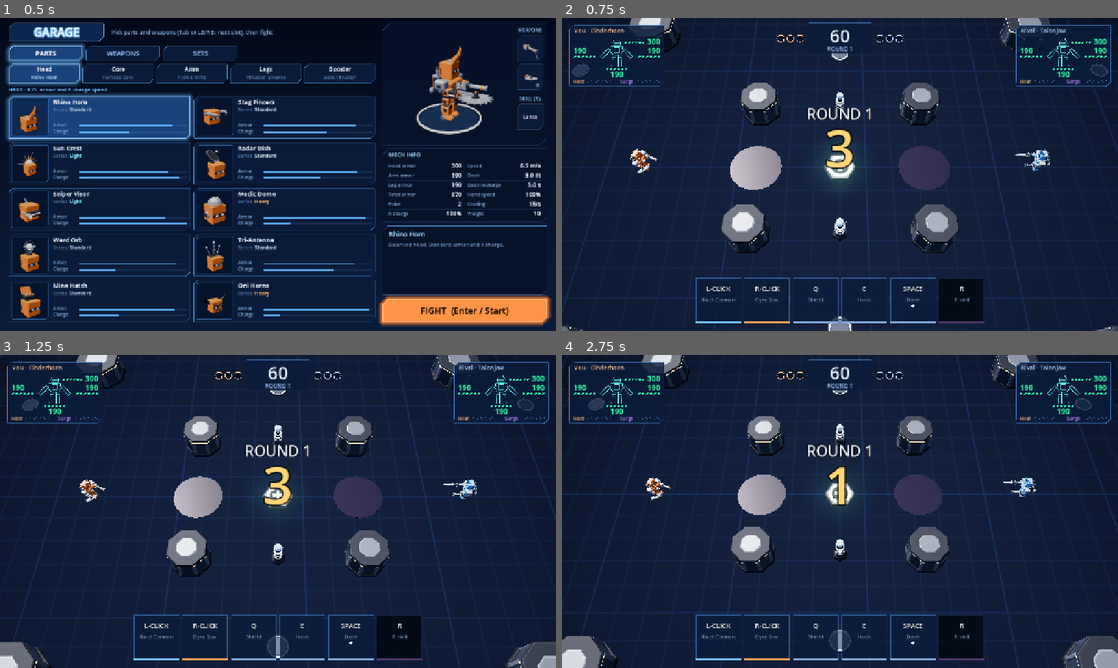
Above: before the commit, frames 1-4 (two rows, left to right).
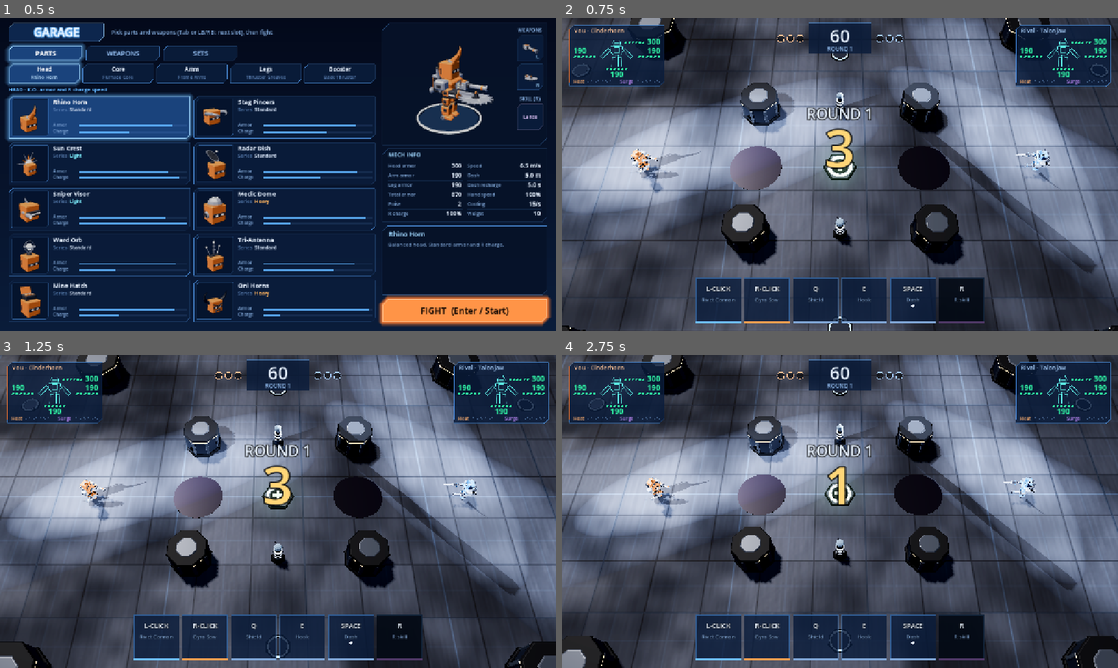
Above: after the commit, the same moments.

Repository: Vegm92/mech-duel
Game: Godot game, scene res://main.tscn
Same seed, same stepped clock (60 frames per second), same inputs: the game is played once before the commit and once after it.
Inputs (mouse positions are in pixels of both pictures, inside the frame that each line leads up to):
- Up to frame 1 (0.5 s): no input
- Up to frame 2 (0.75 s): click "FIGHT (Enter / Start)" at 0.5 s
- Up to frame 3 (1.25 s): no input
- Up to frame 4 (2.75 s): tap Enter (ui_accept) at 1.25, 1.52, 2.27 s; move the mouse to (962, 495) at 1.27 s; hold D 1.28-2.03 s; tap L at 1.35, 2.1 s; click (962, 495) at 1.42 s; move the mouse to (728, 527) at 2.02 s; hold S from 2.03 s (still down)

Frame 1 is identical in both runs. In frame 2, 76% of the frame differs, in the area x 0-100%, y 0-100%; in frame 3, 76%; in frame 4, 77%.

Commit message:
feat(godot): stadium follow spots, haze and a steel deck floor
Four corner towers now follow the bots (2 per bot in 1v1, 1 each in
FFA) on an underdamped spring, so the aim lags and overshoots like a
manual operator. Low volumetric haze shows the beams; the sun stays out
of it. The floor shader adds steel plates, grime, scuffs and bump so
light pools and long shadows read. Knobs live in view.gd STAGE.

Story: stadium lighting step one (Victor 2026-10-27)
Evidence: production/qa/evidence/godot-stadium-lighting-before-after-2026-10-27.png,
godot-stadium-follow-spots-2026-10-27.png

Co-Authored-By: Claude Opus 5.5 <noreply@anthropic.com>

Diff:
--- a/godot/project.godot
+++ b/godot/project.godot
@@ -20,3 +20,4 @@
 [rendering]
 
 anti_aliasing/quality/msaa_3d=2
+environment/volumetric_fog/volume_size=128
--- a/godot/src/view.gd
+++ b/godot/src/view.gd
@@ -44,21 +44,50 @@
 uniform vec3 line : source_color = vec3(0.42, 0.5, 0.64);
 varying vec3 wp;
 void vertex() { wp = (MODEL_MATRIX * vec4(VERTEX, 1.0)).xyz; }
+uniform float plate = 4.0;
+uniform float tint = 0.18;
+uniform float dirt = 0.45;
+uniform float bump = 0.3;
 float grid(vec2 p, float s) {
 	vec2 q = p / s;
 	vec2 g = abs(fract(q - 0.5) - 0.5) / fwidth(q);
 	return 1.0 - min(min(g.x, g.y), 1.0);
 }
+float hash(vec2 p) {
+	vec3 q = fract(vec3(p.xyx) * 0.1031);
+	q += dot(q, q.yzx + 33.33);
+	return fract((q.x + q.y) * q.z);
+}
+float noise(vec2 p) {
+	vec2 i = floor(p);
+	vec2 f = fract(p);
+	f = f * f * (3.0 - 2.0 * f);
+	return mix(mix(hash(i), hash(i + vec2(1.0, 0.0)), f.x), mix(hash(i + vec2(0.0, 1.0)), hash(i + vec2(1.0, 1.0)), f.x), f.y);
+}
+float fbm(vec2 p) { return noise(p) * 0.5 + noise(p * 2.03) * 0.25 + noise(p * 4.1) * 0.125; }
 void fragment() {
-	float l = max(grid(wp.xz, 2.0) * 0.45, grid(wp.xz, 10.0));
-	float r = length(wp.xz - vec2(38.0, 30.0));
-	vec3 c = mix(base, line, l) * (1.15 - 0.35 * smoothstep(0.0, 40.0, r));
-	ALBEDO = c;
-	ROUGHNESS = 0.7;
-	METALLIC = 0.25;
+	vec2 p = wp.xz;
+	float seam = grid(p, plate);
+	float l = max(grid(p, 2.0) * 0.25, grid(p, 10.0));
+	float r = length(p - vec2(38.0, 30.0));
+	float grime = smoothstep(0.3, 0.75, fbm(p * 0.18));
+	float scuff = noise(p * vec2(6.0, 0.6) + hash(floor(p / plate)) * 40.0);
+	vec3 c = mix(base, line, l) * (1.0 + (hash(floor(p / plate)) - 0.5) * tint);
+	c *= 1.0 - dirt * grime;
+	c *= 1.0 - 0.5 * seam;
+	c *= 0.92 + 0.12 * scuff;
+	ALBEDO = c * (1.15 - 0.35 * smoothstep(0.0, 40.0, r));
+	ROUGHNESS = mix(0.55, 0.95, grime);
+	METALLIC = 0.2;
+	float e = 0.08;
+	vec2 q = p * 1.2;
+	float h = fbm(q);
+	vec3 n = normalize(vec3(-(fbm(q + vec2(e, 0.0)) - h) / e * bump * 0.1, 1.0, -(fbm(q + vec2(0.0, e)) - h) / e * bump * 0.1));
+	NORMAL = normalize((VIEW_MATRIX * vec4(n, 0.0)).xyz);
 }
 """
 
+const STAGE := {"ambient": 0.2, "sun": 0.6, "sun_beam": 0.0, "air": 0.0, "haze": 0.04, "haze_height": 5.0, "falloff": 0.6, "haze_color": Color(0.75, 0.8, 0.9), "scatter": 0.5, "fog_length": 70.0, "tower_energy": 45.0, "tower_angle": 5.0, "tower_color": Color(0.85, 0.9, 1.0), "beam": 3.0, "tower_out": 14.0, "tower_height": 14.0, "follow": 3.5, "damp": 0.4, "aim_y": 1.0}
 static var ARENA := {"steel": Mech.mat(Color8(62, 70, 88), 0.0, 0.6, 0.4), "dark": Mech.mat(Color8(30, 34, 44), 0.0, 0. …(350 unchanged characters)…
 
 var crowd: MultiMeshInstance3D
@@ -76,6 +105,7 @@
 var stop := 0
 var slow := 0.0
 var marks: Node3D
+var towers := []
 var pylons := []
 var crushers := []
 var items := []
@@ -98,23 +128,35 @@
 	env.background_color = Color(0.02, 0.025, 0.045)
 	env.ambient_light_source = Environment.AMBIENT_SOURCE_COLOR
 	env.ambient_light_color = Color(0.45, 0.5, 0.7)
-	env.ambient_light_energy = 1.0
 	env.tonemap_mode = Environment.TONE_MAPPER_AGX
 	env.tonemap_exposure = 1.0
 	env.glow_enabled = true
 	env.glow_intensity = 0.5
 	env.glow_hdr_threshold = 2.2
 	env.ssao_enabled = true
-	env.fog_enabled = true
-	env.fog_light_color = Color(0.05, 0.06, 0.1)
-	env.fog_density = 0.004
+	env.ambient_light_energy = STAGE.ambient
+	env.volumetric_fog_enabled = true
+	env.volumetric_fog_density = STAGE.air
+	env.volumetric_fog_albedo = STAGE.haze_color
+	env.volumetric_fog_anisotropy = STAGE.scatter
+	env.volumetric_fog_length = STAGE.fog_length
+	var haze := FogVolume.new()
+	haze.size = Vector3(Sim.AW + 30, STAGE.haze_height * 2.0, Sim.AH + 30)
+	haze.position = Vector3(Sim.CX, 0, Sim.CY)
+	var fog := FogMaterial.new()
+	fog.density = STAGE.haze
+	fog.albedo = STAGE.haze_color
+	fog.height_falloff = STAGE.falloff
+	haze.material = fog
+	add_child(haze)
 	var we := WorldEnvironment.new()
 	we.environment = env
 	add_child(we)
 	marks = Node3D.new()
 	add_child(marks)
 	var sun := DirectionalLight3D.new()
-	sun.light_energy = 2.4
+	sun.light_energy = STAGE.sun
+	sun.light_volumetric_fog_energy = STAGE.sun_beam
 	sun.light_color = Color(1.0, 0.95, 0.88)
 	sun.shadow_enabled = true
 	sun.directional_shadow_max_distance = 110.0
@@ -125,13 +167,17 @@
 		var c = corners[i]
 		var out := Vector3(c.x - Sim.CX, 0, c.y - Sim.CY).normalized()
 		var spot := SpotLight3D.new()
-		spot.light_energy = 4.0
+		spot.light_energy = STAGE.tower_energy
 		spot.spot_attenuation = 0.6
-		spot.spot_range = 90.0
-		spot.spot_angle = 32.0
-		spot.light_color = Color(0.85, 0.9, 1.0)
+		spot.spot_range = 120.0
+		spot.spot_angle = STAGE.tower_angle
+		spot.light_color = STAGE.tower_color
+		spot.shadow_enabled = true
+		spot.light_volumetric_fog_energy = STAGE.beam
 		add_child(spot)
-		spot.look_at_from_position(Vector3(c.x, 0, c.y) + out * 6.0 + Vector3(0, 26, 0), Vector3(Sim.CX, 0, Sim.CY) - out * 6.0)
+		var mid := Vector3(Sim.CX, 0, Sim.CY)
+		spot.look_at_from_position(Vector3(c.x, 0, c.y) + out * STAGE.tower_out + Vector3(0, STAGE.tower_height, 0), mid)
+		towers.append({"spot": spot, "at": mid, "v": Vector3.ZERO})
 	build_floor(corners)
 	build_walls(corners)
 	build_stands(corners)
@@ -356,6 +402,22 @@
 	hype = 0.0
 	hype_tick = state.tick
 	cheer = [0.0, 0.0, 0.0, 0.0]
+	for i in towers.size():
+		var m = state.mechs[i % state.mechs.size()]
+		towers[i].at = Vector3(m.x, STAGE.aim_y, m.y)
+		towers[i].v = Vector3.ZERO
+	follow(state, 0.0)
+
+
+func follow(state: Dictionary, dt: float) -> void:
+	var w: float = STAGE.follow
+	for i in towers.size():
+		var t: Dictionary = towers[i]
+		var m = state.mechs[i % state.mechs.size()]
+		var goal := Vector3(m.x, STAGE.aim_y, m.y)
+		t.v = t.v + (w * w * (goal - t.at) - 2.0 * STAGE.damp * w * t.v) * dt
+		t.at = t.at + t.v * dt
+		t.spot.look_at(t.at)
 
 
 func team_of(state: Dictionary, id) -> int:
@@ -371,6 +433,7 @@
 func sync(state: Dictionary, aim: Vector3, dt: float) -> void:
 	tick += 1
 	muzzle_off.clear()
+	follow(state, dt)
 	for i in mechs.size():
 		mechs[i].sync(state.mechs[i], tick, dt)
 		var act = state.mechs[i].act
Not shown, added: production/qa/evidence/godot-stadium-follow-spots-2026-10-27.png
Not shown, added: production/qa/evidence/godot-stadium-lighting-before-after-2026-10-27.png
